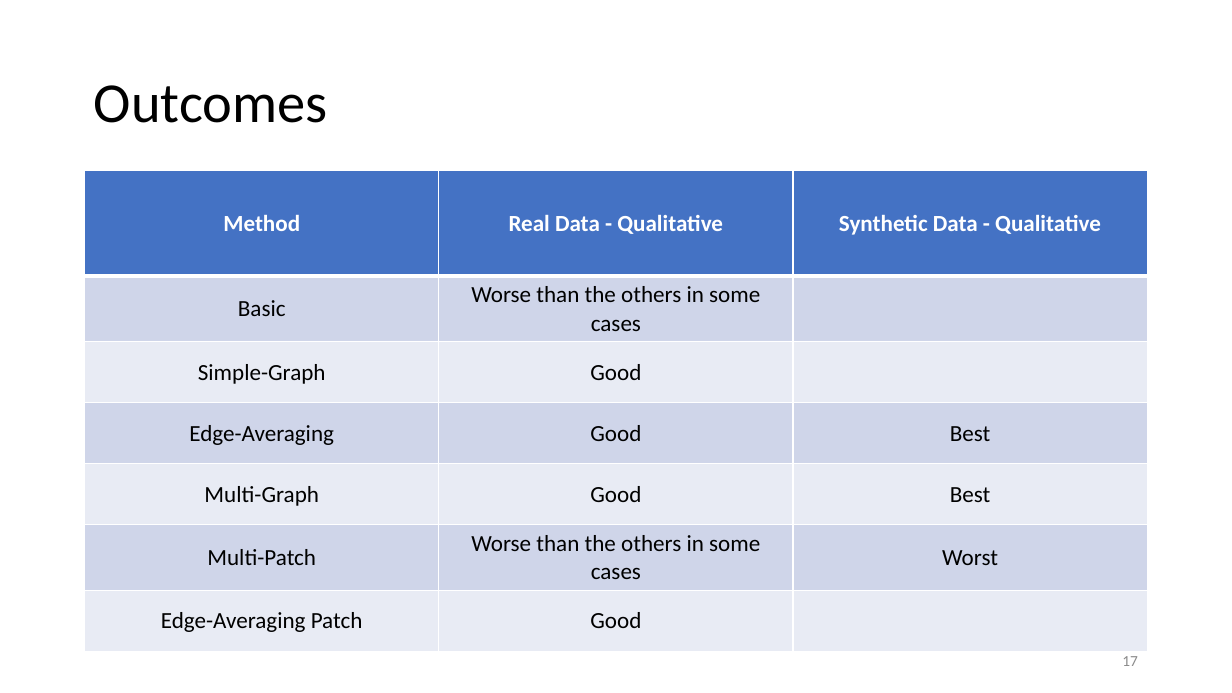
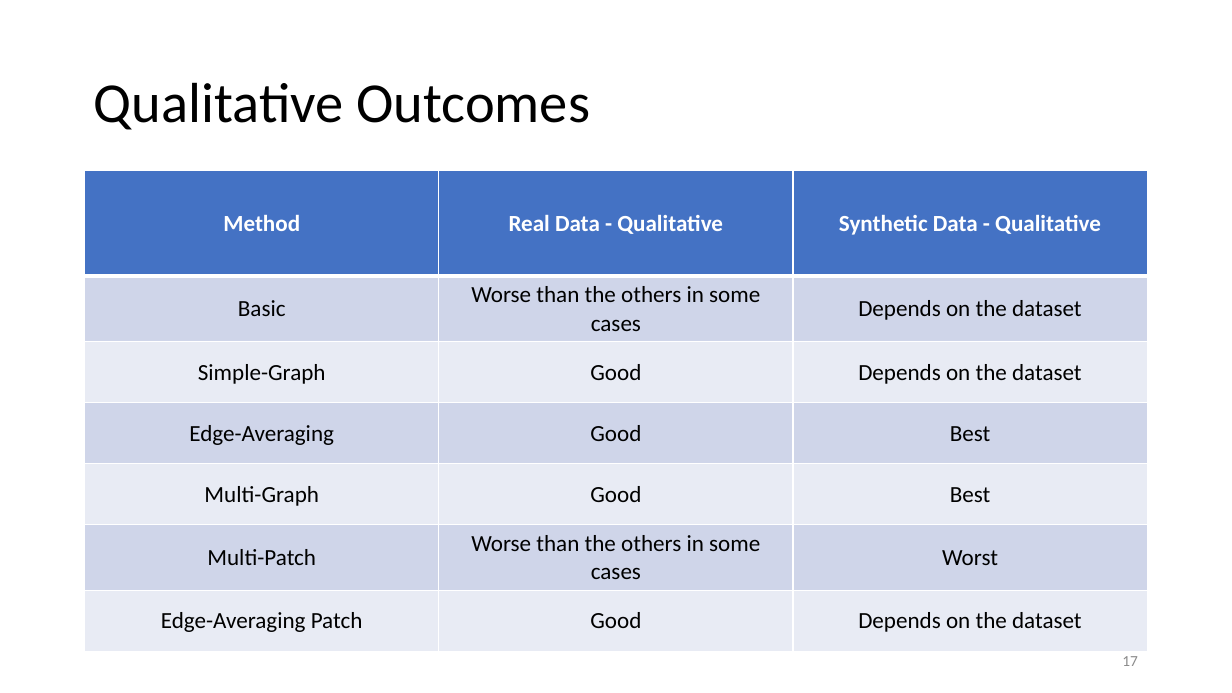
Before and after one commit to fasana-corrado/RGB-Mosaicing-via-Multigraph-Synchronization, a slide deck: slide 17 of presentation.pptx. Drawn at 1232x693 pixels with LibreOffice and Linux fonts; fonts in the diff are those of the drawing. Boxes give left, top, right and bottom in pixels: in the first picture for what was removed or moved away, otherwise in the second. Text is boxed around its words. In the diff, an @@ line names an element or a change of style, - is before the commit and + after.

```diff
--- a/presentation.pptx
+++ b/presentation.pptx
@@ title at (94,82,590,130): text changed @@
-Outcomes
+Qualitative Outcomes
@@ table at (85,171,1147,650) @@
-row 2, column 3: 
+row 2, column 3: Depends on the dataset
-row 3, column 3: 
+row 3, column 3: Depends on the dataset
-row 7, column 3: 
+row 7, column 3: Depends on the dataset
```
Also in this commit, not shown: 3 other slides changed, 3 slides added, 1 slide removed, 10 other files.
